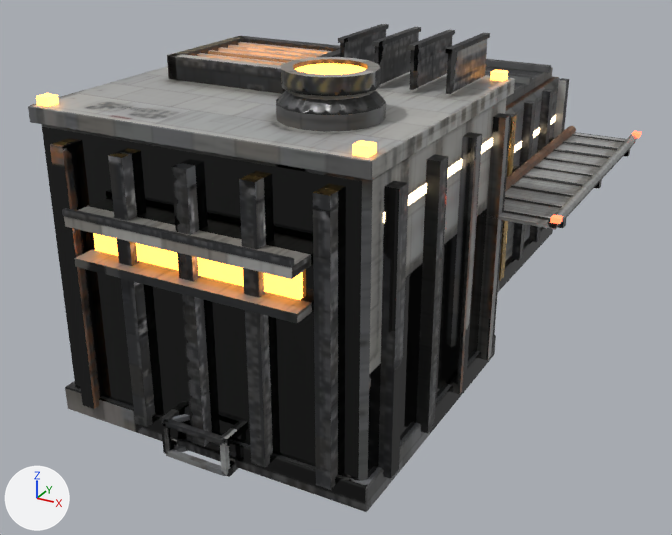
The glTF model assets/models/station/addons/addon_factory.glb as it was, and as the next commit left it.
Camera for both pictures: a camera (50 mm lens) standing at (27.7, -78.2, 21.8) and looking at (-1.1, -25.9, -4.3). Every picture has the same lights, and +X, +Y and +Z are marked at lower left. The first picture is the older version. Where no turn or scale is listed for an object, it has been applied to the vertices. Vertices at exactly the same position are counted once.

Names of what the first picture shows: 'addon_factory_hull', 'addon_factory_lights', 'factory_furnace_glow'.
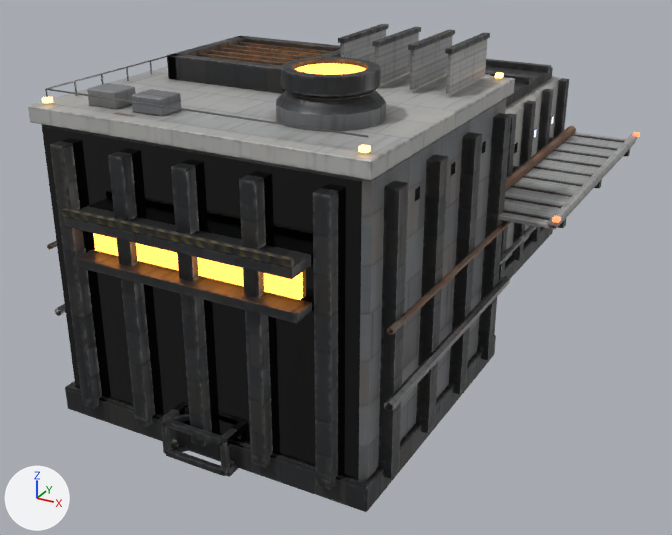
What differs and where, as boxes [x1, y1, x2, y2] in the pictures (672 x 535 px):
'addon_factory_lights', reshaped (mostly hidden afterwards)
    before: [36, 69, 641, 224]
    after: [42, 72, 640, 223]
part 1 of me_addon_factory_hull, added
    after: [87, 83, 136, 109]
part 2 of me_addon_factory_hull, added
    after: [131, 89, 181, 116]
part 3 of me_addon_factory_hull, added
    after: [45, 56, 538, 412]
part 4 of me_addon_factory_hull, surface changed
    both: [28, 24, 636, 512]
part 5 of me_addon_factory_lights, added
    after: [42, 97, 53, 103]
part 6 of me_addon_factory_lights, added
    after: [495, 72, 504, 78]
part 7 of me_addon_factory_lights, added
    after: [358, 144, 371, 153]
part 8 of me_addon_factory_lights, rebuilt
    before: [632, 131, 641, 138]
    after: [633, 132, 640, 137]
part 9 of me_addon_factory_lights, rebuilt
    before: [550, 215, 563, 224]
    after: [552, 216, 561, 223]
part 10 of me_addon_factory_lights, deleted
    before: [36, 93, 59, 107]
part 11 of me_addon_factory_lights, deleted
    before: [490, 69, 508, 81]
part 12 of me_addon_factory_lights, deleted
    before: [352, 140, 377, 158]
part 13 of me_addon_factory_lights, cut back
    before: [383, 115, 556, 223]
    after: [415, 115, 554, 201]

Diff of the bpy script that builds the scene:
```diff
--- a/assets/models/station/addons/addon_factory.glb.py
+++ b/assets/models/station/addons/addon_factory.glb.py
@@ me_addon_factory_hull @@
-me_addon_factory_hull.from_pydata(...)  # 2338 vertices, 3988 faces; spans x -14.8..14.4, y -44.9..0.0, z -9.2..12.4
+me_addon_factory_hull.from_pydata(...)  # 2546 vertices, 4236 faces; spans x -14.8..14.4, y -44.9..0.0, z -9.2..12.4
+# me_addon_factory_hull part 1: the loose piece of 24 vertices spanning x -7.0..7.0, y -44.8..-43.0, z 4.0..4.6 is copied, and the copy is scaled about its middle by (0.138, 0.868, 1.48), then moved by (-6.5, 3.1, 5.9); it spans x -7.5..-5.5, y -41.6..-40.0, z 9.8..10.6
+# me_addon_factory_hull part 2: the loose piece of 24 vertices spanning x -10.2..10.2, y -43.2..-24.2, z 8.9..9.8 is copied, and the copy is scaled about its middle by (0.0943, 0.0807, 0.986), then moved by (-3.5, -7.0, 0.9); it spans x -4.5..-2.5, y -41.6..-40.0, z 9.8..10.6
+# me_addon_factory_hull part 3: 160 vertices added at x -11.2..11.2, y -42.4..-5.5, z -4.2..10.6
+# me_addon_factory_hull part 4: 3810 kept faces spanning x -14.8..14.4, y -44.9..0.0, z -9.2..12.4 get new texture (UV) coordinates
 me_addon_factory_hull.materials.append(mat_addon_factory_hull)
@@ me_addon_factory_lights @@
-me_addon_factory_lights.from_pydata(...)  # 128 vertices, 200 faces; spans x -14.3..14.6, y -42.9..-5.7, z 2.2..10.2
+me_addon_factory_lights.from_pydata(...)  # 324 vertices, 266 faces; spans x -14.3..14.5, y -42.7..-5.8, z 2.3..10.1
+# me_addon_factory_lights part 5: a new loose piece, a box spanning x -9.7..-9.3, y -42.7..-42.3, z 9.88..10.12, in mat_addon_factory_light_amber (dark grey #302f2c, glowing orange #ffc47c)
+# me_addon_factory_lights part 6: a new loose piece, a box spanning x 9.3..9.7, y -25.2..-24.8, z 9.88..10.12, in mat_addon_factory_light_amber (dark grey #302f2c, glowing orange #ffc47c)
+# me_addon_factory_lights part 7: a new loose piece, a box spanning x 9.3..9.7, y -42.7..-42.3, z 9.88..10.12, in mat_addon_factory_light_amber (dark grey #302f2c, glowing orange #ffc47c)
+# me_addon_factory_lights part 8: the loose piece of 8 vertices spanning x 14.0..14.6, y -6.3..-5.7, z 2.2..2.6 is rebuilt with 8 vertices and now spans x 14.1..14.5, y -6.2..-5.8, z 2.3..2.5
+# me_addon_factory_lights part 9: the loose piece of 8 vertices spanning x 14.0..14.6, y -27.3..-26.7, z 2.2..2.6 is rebuilt with 8 vertices and now spans x 14.1..14.5, y -27.2..-26.8, z 2.3..2.5
+# me_addon_factory_lights part 10: the loose piece of 8 vertices spanning x -9.9..-9.1, y -42.9..-42.1, z 9.8..10.2 is deleted
+# me_addon_factory_lights part 11: the loose piece of 8 vertices spanning x 9.1..9.9, y -25.4..-24.6, z 9.8..10.2 is deleted
+# me_addon_factory_lights part 12: the loose piece of 8 vertices spanning x 9.1..9.9, y -42.9..-42.1, z 9.8..10.2 is deleted
+# me_addon_factory_lights part 13: 24 vertices removed from x 7.2..10.1, y -41.5..-6.5, z 2.8..7.0; 124 vertices added at x 7.3..10.0, y -41.0..-6.9, z 2.7..6.9
+# other edits to the shape of me_addon_factory_lights do not show in these pictures
 me_addon_factory_lights.materials.append(mat_addon_factory_window_warm)
-me_addon_factory_lights.materials.append(mat_addon_factory_light_orange)  # orange #ffb359, glowing orange #ffad50
 me_addon_factory_lights.materials.append(mat_addon_factory_light_red)
+me_addon_factory_lights.materials.append(mat_addon_factory_glass_dark)  # black #1d2227
+me_addon_factory_lights.materials.append(mat_addon_factory_window_cool)  # dark grey #302f2c, glowing pale blue #daeaff
+me_addon_factory_lights.materials.append(mat_addon_factory_light_amber)  # dark grey #302f2c, glowing orange #ffc47c
+me_addon_factory_lights.materials.append(mat_addon_factory_window_amber)  # dark grey #302f2c, glowing orange #ffbc76
```
